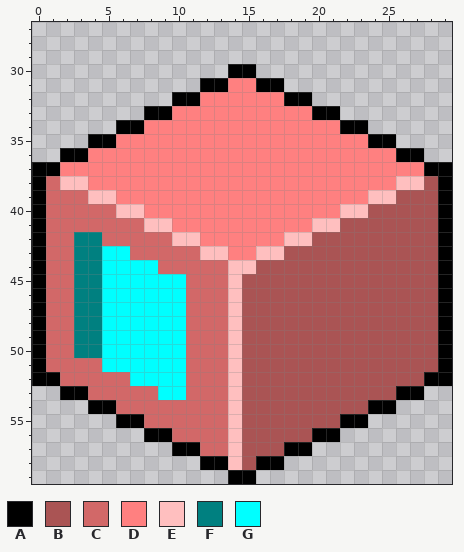
One commit to this pixel-art sprite: public_html/em/img/building_window.png. This is how it looked before the edit.
The file is 30x60 pixels. Shown: x 0..29, y 27..59.
Palette (. is transparent): A #000000  B #aa5454  C #d26868  D #ff8080  E #ffbfbf  F #008080  G #00ffff
Pixels before, first column x 0:
30 ..............AA..............
31 ............AADDAA............
32 ..........AADDDDDDAA..........
33 ........AADDDDDDDDDDAA........
34 ......AADDDDDDDDDDDDDDAA......
35 ....AADDDDDDDDDDDDDDDDDDAA....
36 ..AADDDDDDDDDDDDDDDDDDDDDDAA..
37 AADDDDDDDDDDDDDDDDDDDDDDDDDDAA
38 ACEEDDDDDDDDDDDDDDDDDDDDDDEEBA
39 ACCCEEDDDDDDDDDDDDDDDDDDEEBBBA
40 ACCCCCEEDDDDDDDDDDDDDDEEBBBBBA
41 ACCCCCCCEEDDDDDDDDDDEEBBBBBBBA
42 ACCFFCCCCCEEDDDDDDEEBBBBBBBBBA
43 ACCFFGGCCCCCEEDDEEBBBBBBBBBBBA
44 ACCFFGGGGCCCCCEEBBBBBBBBBBBBBA
45 ACCFFGGGGGGCCCEBBBBBBBBBBBBBBA
46 ACCFFGGGGGGCCCEBBBBBBBBBBBBBBA
47 ACCFFGGGGGGCCCEBBBBBBBBBBBBBBA
48 ACCFFGGGGGGCCCEBBBBBBBBBBBBBBA
49 ACCFFGGGGGGCCCEBBBBBBBBBBBBBBA
50 ACCFFGGGGGGCCCEBBBBBBBBBBBBBBA
51 ACCCCGGGGGGCCCEBBBBBBBBBBBBBBA
52 AACCCCCGGGGCCCEBBBBBBBBBBBBBAA
53 ..AACCCCCGGCCCEBBBBBBBBBBBAA..
54 ....AACCCCCCCCEBBBBBBBBBAA....
55 ......AACCCCCCEBBBBBBBAA......
56 ........AACCCCEBBBBBAA........
57 ..........AACCEBBBAA..........
58 ............AAEBAA............
59 ..............AA..............
The same view after the edit:
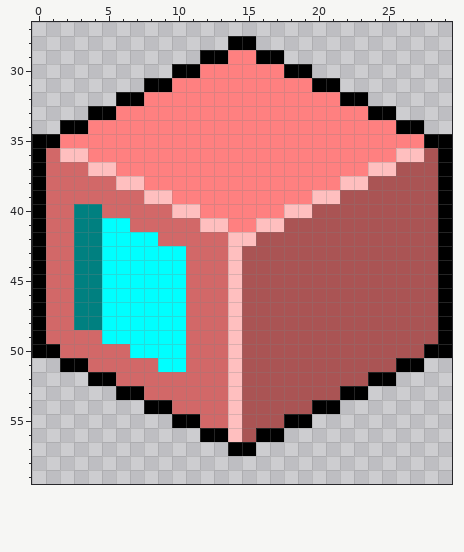
What changed:
Changed rows in their new state; - is an unchanged pixel.
first column x 0:
28 --------------AA--------------
29 ------------AADDAA------------
30 ----------AADDDDDDAA----------
31 --------AADDDD--DDDDAA--------
32 ------AADDDD------DDDDAA------
33 ----AADDDD----------DDDDAA----
34 --AADDDD--------------DDDDAA--
35 AADDDD------------------DDDDAA
36 ACEE----------------------EEBA
37 -CCCEE------------------EEBBB-
38 --CCCCEE--------------EEBBBB--
39 ----CCCCEE----------EEBBBB----
40 ---FF-CCCCEE------EEBBBB------
41 ---FFGG-CCCCEE--EEBBBB--------
42 -----GGGG-CCCCEEBBBB----------
43 -------GGGG-CCEBBB------------
44 ---------GG----B--------------
first column x 0:
49 ---CC-------------------------
50 -A-CCCC---------------------A-
51 ..AA-CCCC-----------------AA..
52 ....AA-CCCC-------------AA....
53 --....AA-CC-----------AA....--
54 ----....AA----------AA....----
55 ------....AA------AA....------
56 --------....AA--AA....--------
57 ----------....AA....----------
58 ------------......------------
59 --------------..--------------
Pixel boxes of the changes (left, top, right, bottom) in both pictures:
changed: (32, 36, 452, 274)
changed: (32, 330, 452, 484)
